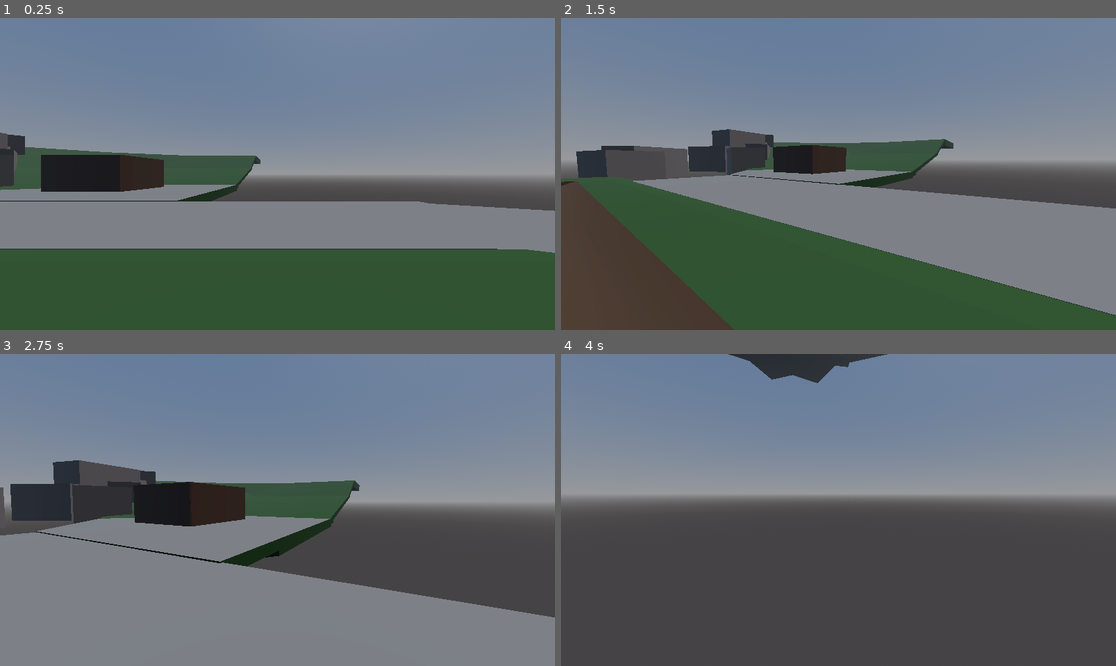
Above: before the commit, frames 1-4 (two rows, left to right).
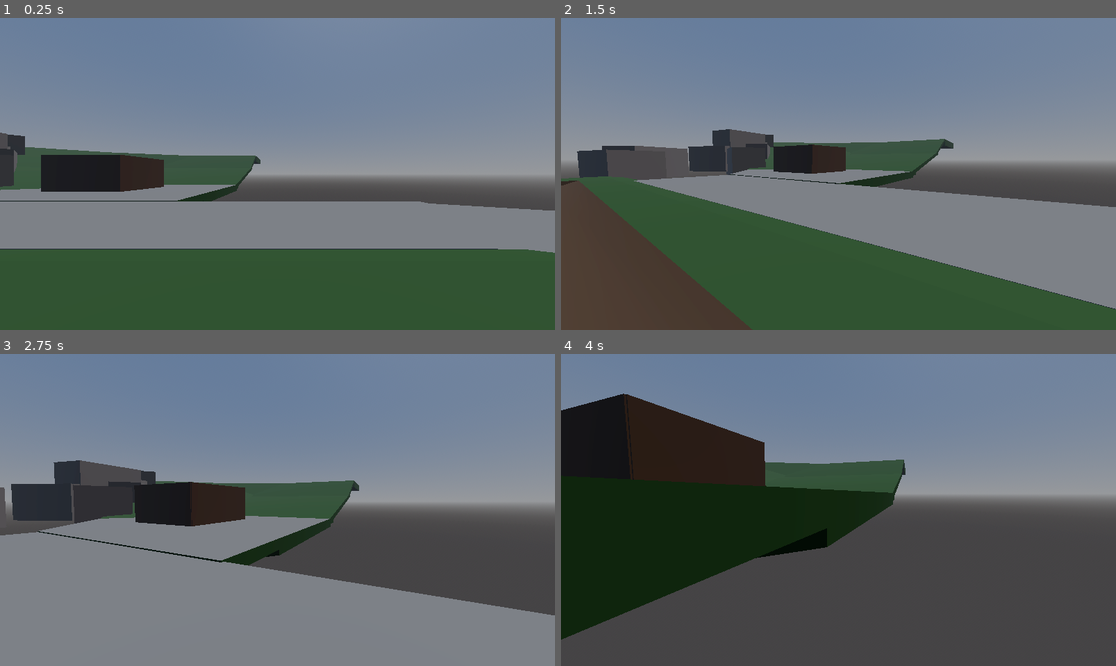
Above: after the commit, the same moments.

Repository: WindowsVista42/game-off-2025-game
Game: Godot game, scene res://scenes/main.tscn
Two runs of this game, one before a commit and one after it. Both use one fixed random seed, a clock stepped at 60 frames per second and the inputs below.
Inputs (mouse positions are in pixels of both pictures, inside the frame that each line leads up to):
- Up to frame 1 (0.25 s): no input
- Up to frame 2 (1.5 s): tap Enter at 0.5 s; move the mouse to (960, 158) at 0.52 s; hold Right (ui_right) 0.53-1.28 s; click (960, 158) at 0.67 s; move the mouse to (810, 174) at 1.27 s; hold Up (ui_up) from 1.28 s (still down)
- Up to frame 3 (2.75 s): keep holding Up (ui_up); move the mouse to (288, 503) at 2.02 s
- Up to frame 4 (4 s): keep holding Up (ui_up); move the mouse to (832, 516) at 2.77 s; move the mouse to (877, 513) at 3.52 s

The runs differ from the first frame. In frame 1, less than 0.1% of the frame differs, in the area x 1-100%, y 41-76%; in frame 2, 2.4%; in frame 3, 0.7%; in frame 4, 29%, in the area x 0-63%, y 0-92%.

Commit message:
Change gravity and add physics interpolation.

Diff:
--- a/project.godot
+++ b/project.godot
@@ -53,4 +53,5 @@
 [physics]
 
 3d/physics_engine="Jolt Physics"
-3d/default_gravity=1000.0
+3d/default_gravity=50.0
+common/physics_interpolation=true
